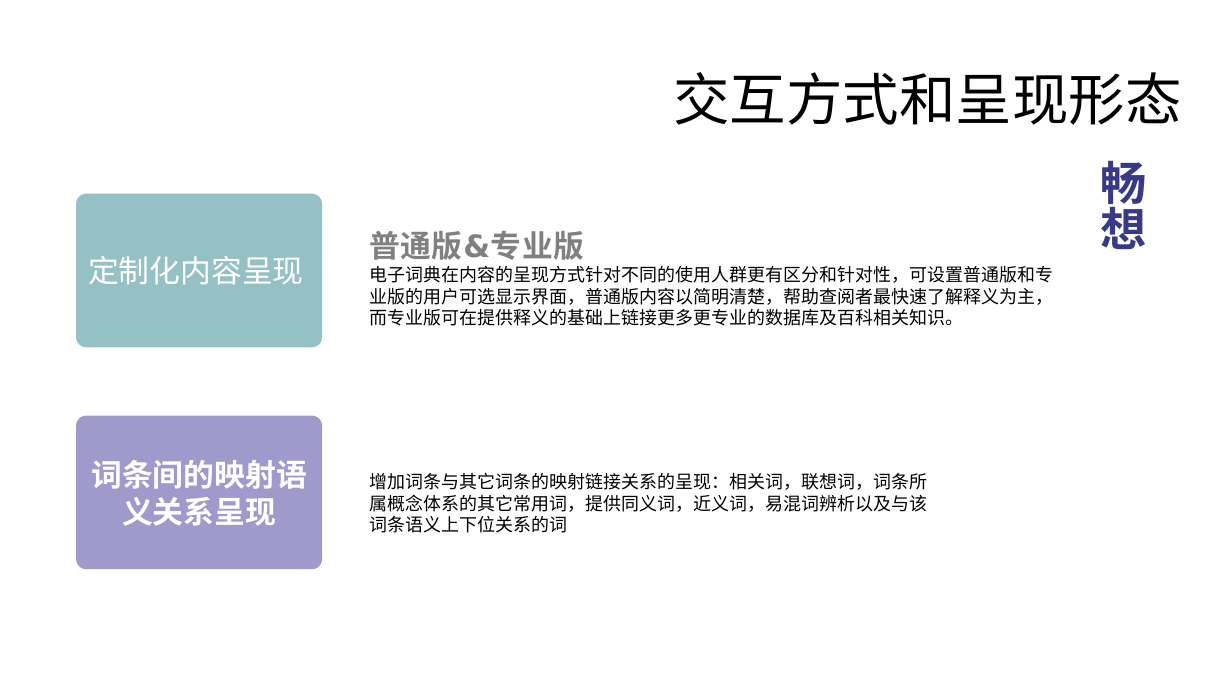
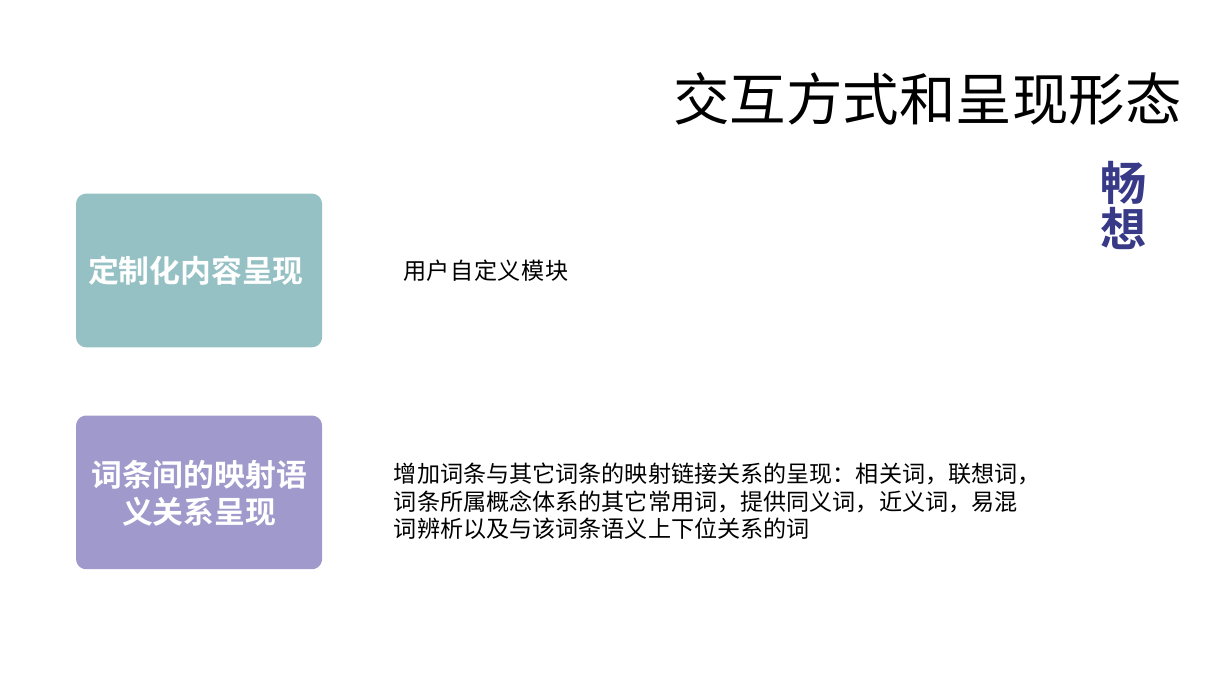
Before and after one commit to peijiawen98/TLK_1107, a slide deck: slide 27 of 电子词典需求分析.pptx (slide 26 before the commit). Drawn at 1232x693 pixels with LibreOffice and Linux fonts; fonts in the diff are those of the drawing. Boxes give left, top, right and bottom in pixels: in the first picture for what was removed or moved away, otherwise in the second. Text is boxed around its words. In the diff, an @@ line names an element or a change of style, - is before the commit and + after.

```diff
--- a/电子词典需求分析.pptx
+++ b/电子词典需求分析.pptx
@@ rounded rectangle "定制化内容呈现" at (x1=76, y1=194, x2=322, y2=348): font Calibri to Noto Sans CJK SC, bold on @@
@@ text at (x1=403, y1=259, x2=568, y2=281): text changed; size 14 to 18 pt; font Calibri to Noto Sans CJK SC @@
-普通版&专业版
-电子词典在内容的呈现方式针对不同的使用人群更有区分和针对性，可设置普通版和专业版的用户可选显示界面，普通版内容以简明清楚，帮助查阅者最快速了解释义为主，而专业版可在提供释义的基础上链接更多更专业的数据库及百科相关知识。
+用户自定义模块
@@ text "增加词条与其它词条的映射链接关系的呈现：相关词，联想词，词条所属概念体系的其它常用词，提供同义词，近义词，易混词辨析以及 ..." moved from (x1=369, y1=473, x2=928, y2=533) to (x1=394, y1=462, x2=1041, y2=539) @@
@@ text "增加词条与其它词条的映射链接关系的呈现：相关词，联想词，词条所属概念体系的其它常用词，提供同义词，近义词，易混词辨析以及 ..." at (x1=394, y1=462, x2=1041, y2=539): size 14 to 18 pt, font Calibri to Noto Sans CJK SC @@
```
Also in this commit, not shown: 12 other slides changed, 4 slides added, 20 slides removed.
